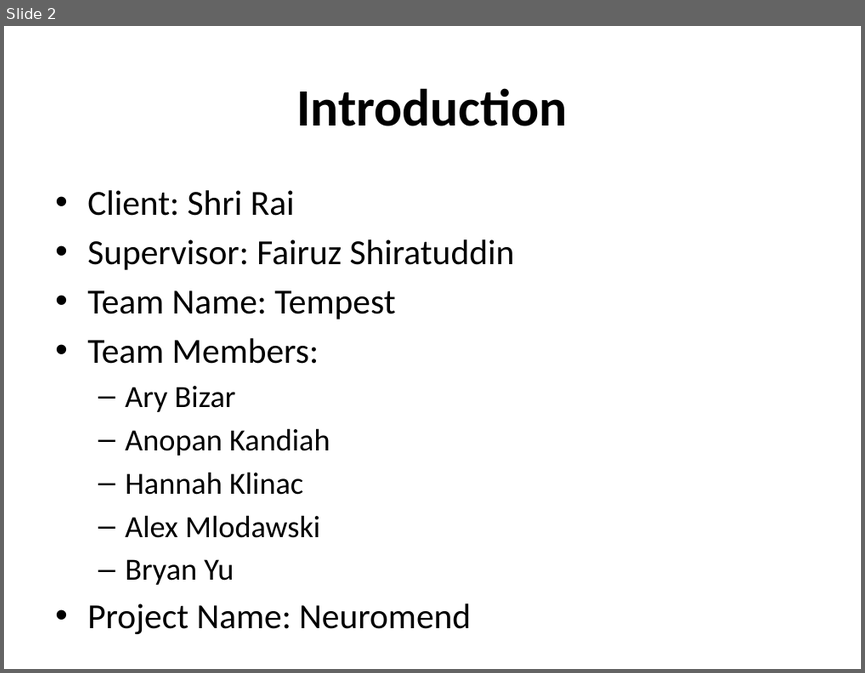
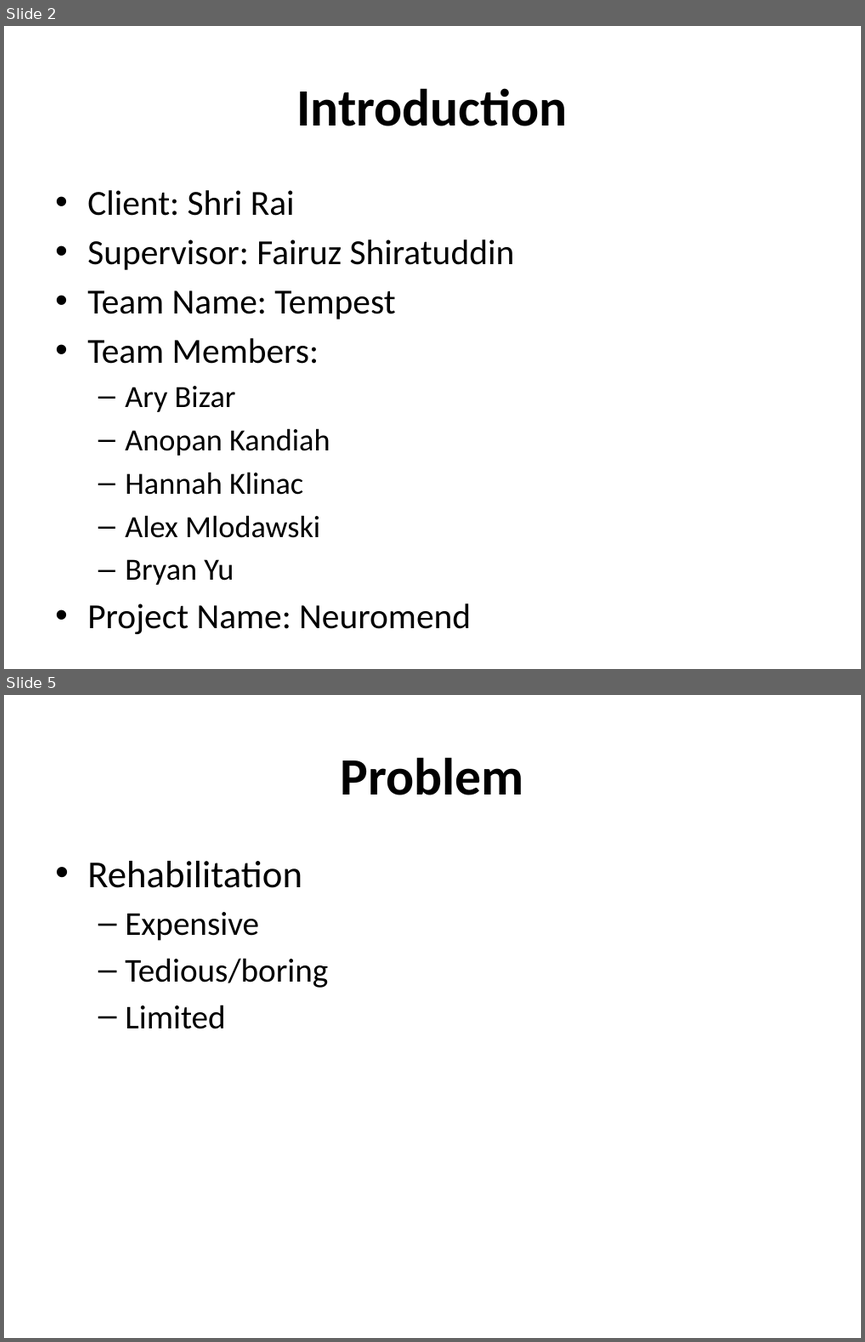
Before and after one commit to Hankli/VirtualEnvironments-Project, a slide deck: Documents/Presentations/Mock Presentation.pptx. Shown one above the other, each under a label of ours: slide 2 before the commit, slides 2 and 5 after it; the slides between them are not shown. The pictures are 865x673 and 865x1342 pixels, drawn with LibreOffice and Linux fonts; fonts in the diff are those of the drawing; background and template pictures are left out. Boxes give left, top, right and bottom in pixels: in the first picture for what was removed or moved away, otherwise in the second. Text is boxed around its words. In the diff, an @@ line names an element or a change of style, - is before the commit and + after.

```diff
--- a/Documents/Presentations/Mock Presentation.pptx
+++ b/Documents/Presentations/Mock Presentation.pptx
@@ slide 5 added at [4,695,861,1338], background picture (left out) @@
@@ title added at [341,757,524,795], 44 pt, text #000000, bold @@
+Problem
@@ text added at [87,861,328,1029], 28 pt, text #000000 @@
+• Rehabilitation
+  – Expensive
+  – Tedious/boring
+  – Limited
```
Also in this commit, not shown: 4 slides changed, 10 other slides added, 6 slides removed.
